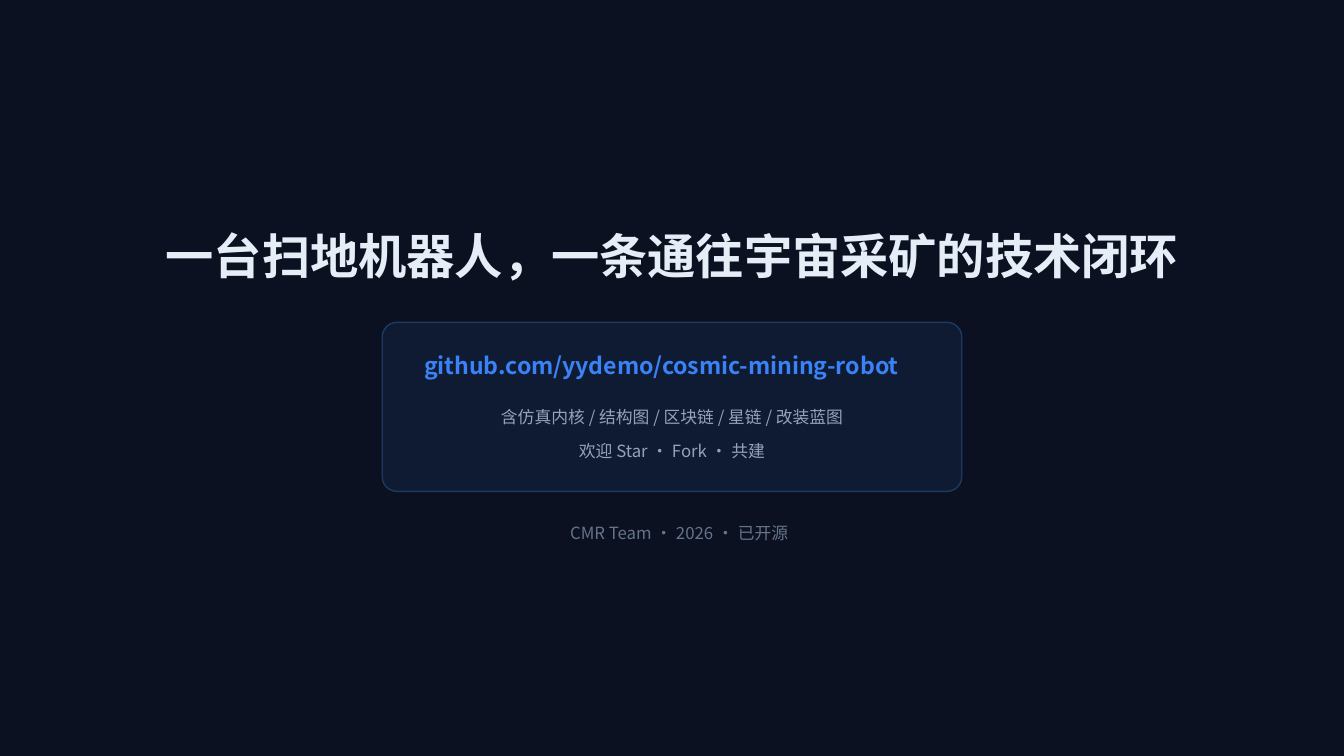
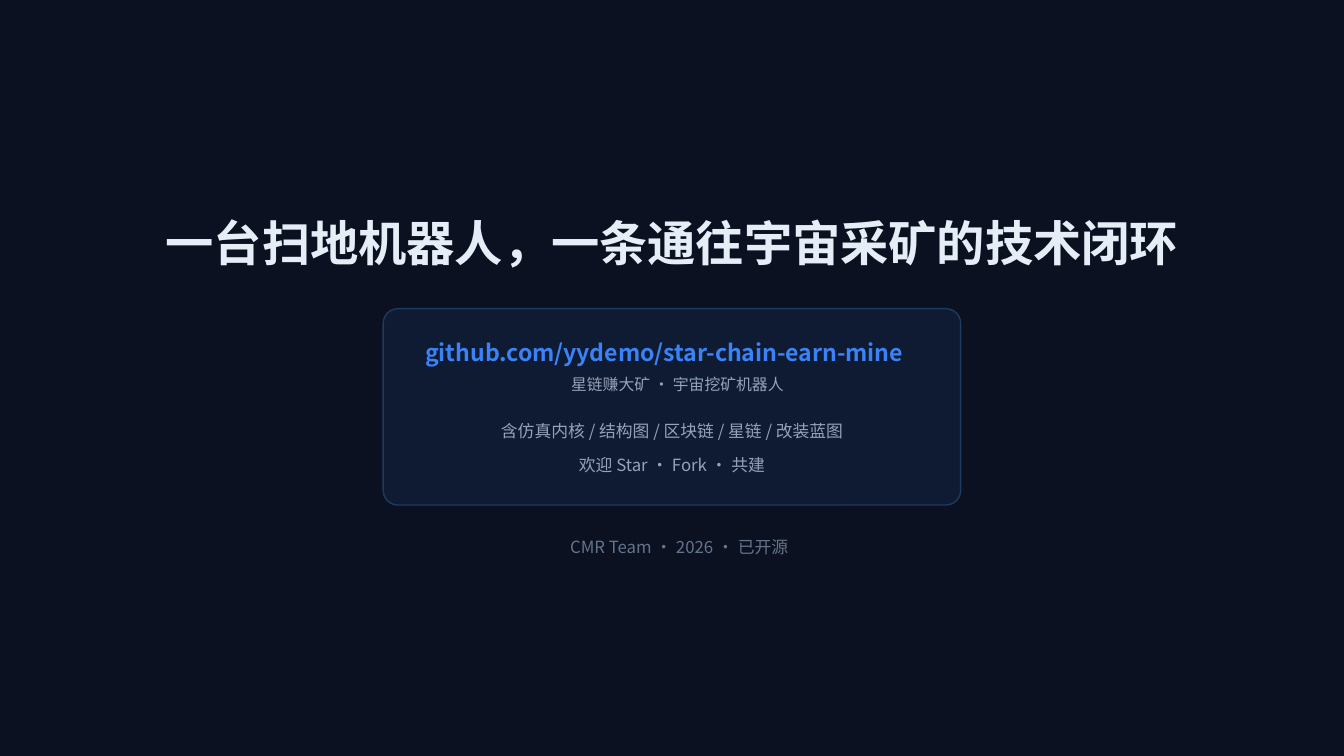
Before and after one commit to yydemo/star-chain-earn-mine, a slide deck: slide 16 of pptx/宇宙挖矿机器人/宇宙挖矿机器人.pptx. Drawn at 1344x756 pixels with LibreOffice and Linux fonts; fonts in the diff are those of the drawing. Boxes give left, top, right and bottom in pixels: in the first picture for what was removed or moved away, otherwise in the second. Text is boxed around its words. In the diff, an @@ line names an element or a change of style, - is before the commit and + after.

Commit message:
docs/pptx: 仓库正式定名『星链赚大矿』star-chain-earn-mine，同步 PUBLISHING 与 PPT 末页

```diff
--- a/pptx/宇宙挖矿机器人/宇宙挖矿机器人.pptx
+++ b/pptx/宇宙挖矿机器人/宇宙挖矿机器人.pptx
@@ text "一台扫地机器人，一条通往宇宙采矿的技术闭环": place and size @@
-text "一台扫地机器人，一条通往宇宙采矿的技术闭环" at <box>166,232,1178,281</box>
+text "一台扫地机器人，一条通往宇宙采矿的技术闭环" at <box>166,219,1178,268</box>
@@ rounded rectangle: place and size @@
-rounded rectangle at <box>382,323,962,492</box>
+rounded rectangle at <box>383,309,961,505</box>
@@ rounded rectangle at <box>383,309,961,505</box>: proportions changed @@
@@ text at <box>425,342,903,366</box>: text changed @@
-github.com/yydemo/cosmic-mining-robot
+github.com/yydemo/star-chain-earn-mine
@@ text added at <box>571,376,784,391</box>, 11.2 pt, text #94A3B8 @@
+星链赚大矿 · 宇宙挖矿机器人
@@ text "含仿真内核 / 结构图 / 区块链 ...": place and size @@
-text "含仿真内核 / 结构图 / 区块链 ..." at <box>501,409,843,458</box>
+text "含仿真内核 / 结构图 / 区块链 ..." at <box>501,423,843,472</box>
@@ text "CMR Team · 2026 · ...": place and size @@
-text "CMR Team · 2026 · ..." at <box>570,525,788,540</box>
+text "CMR Team · 2026 · ..." at <box>570,539,788,554</box>
```
Also in this commit, not shown: 2 other files.
